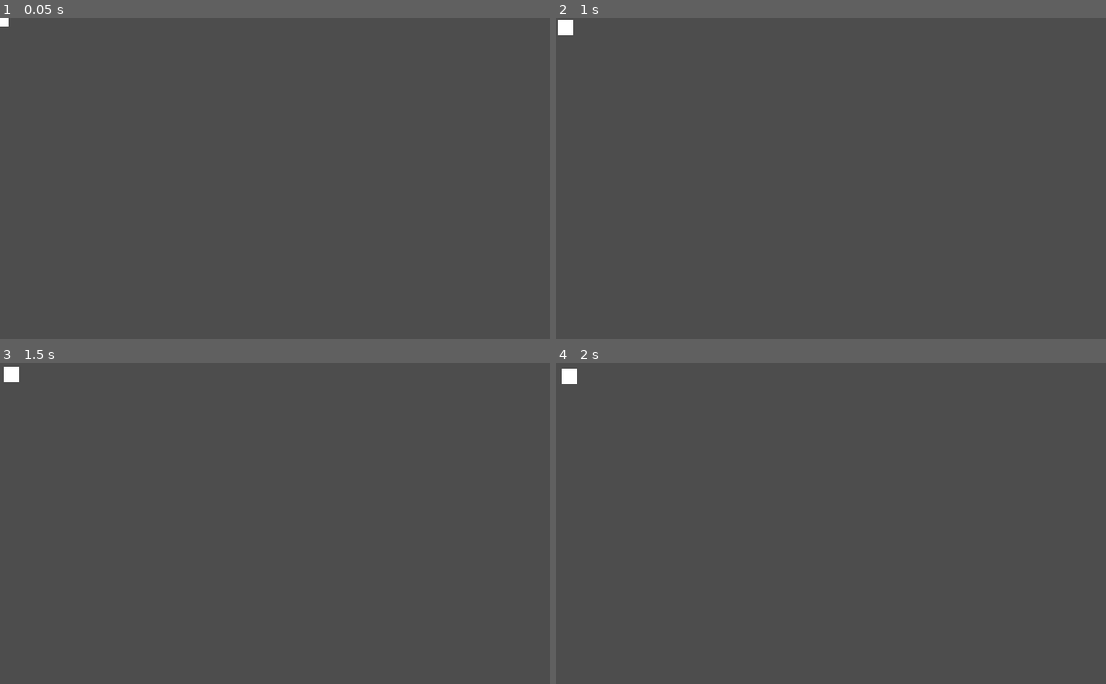
Above: before the commit, frames 1-4 (two rows, left to right).
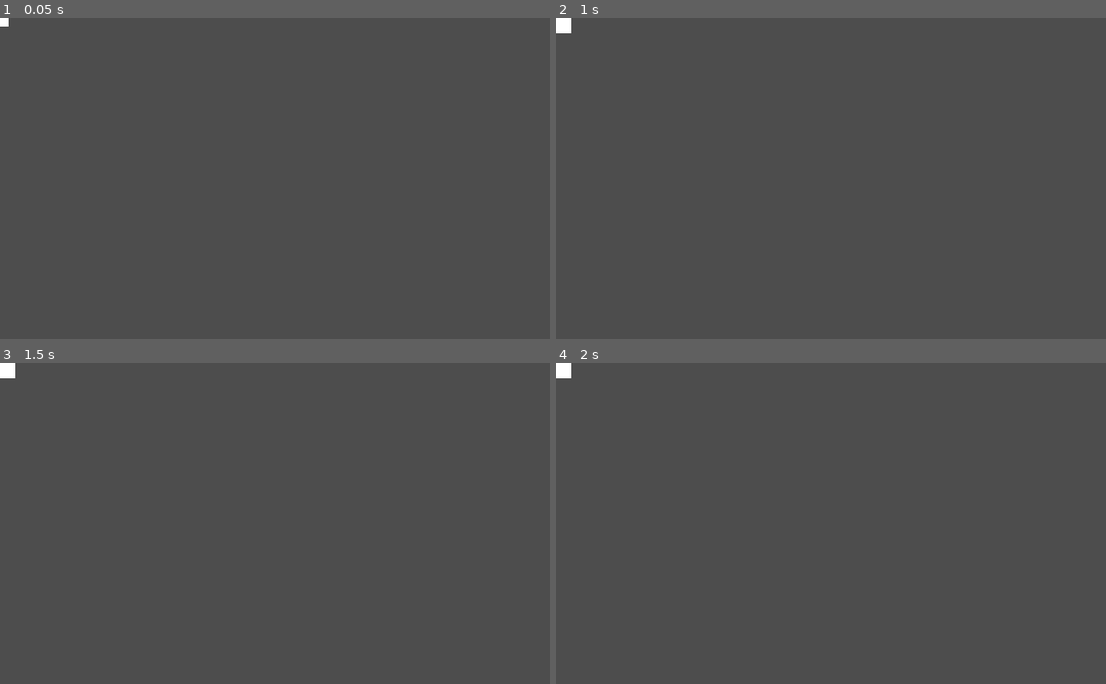
Above: after the commit, the same moments.

Repository: FartFish/BardicInspiration
Game: Godot game, scene res://scenes/playroom.tscn
The game is run twice, just before and just after one commit, with the same random seed, the same clock (stepped at 60 frames per second) and the same inputs. The project has no main scene, so this scene is started directly.
Inputs:
- Up to frame 1 (0.05 s): no input
- Up to frame 2 (1 s): tap Enter at 0.5 s
- Up to frame 3 (1.5 s): no input
- Up to frame 4 (2 s): no input

Frame 1 is identical in both runs. In frame 2, less than 0.1% of the frame differs, in the area x 0-4%, y 0-6%; in frame 3, 0.1%; in frame 4, 0.2%, in the area x 0-4%, y 0-7%.

Commit message:
pos tweening update

Diff:
--- a/scenes/game_object_display.gd
+++ b/scenes/game_object_display.gd
@@ -2,11 +2,11 @@
 
 @export var game_object:GameObject
 
-var pos_tween_str:float = 1.0
+var pos_tween_str:float = 4.0
 
 
 
 func _process(delta):
 	if game_object:
 		var tile_size = GameManager.displayed_tile_size
-		position += (Vector2(game_object.as_vector() * tile_size + Vector2i(tile_size, tile_size) ) - position) * delta * pos_tween_str
+		position += (Vector2(game_object.as_vector() * tile_size + Vector2i(tile_size / 2, tile_size / 2) ) - position) * delta * pos_tween_str
